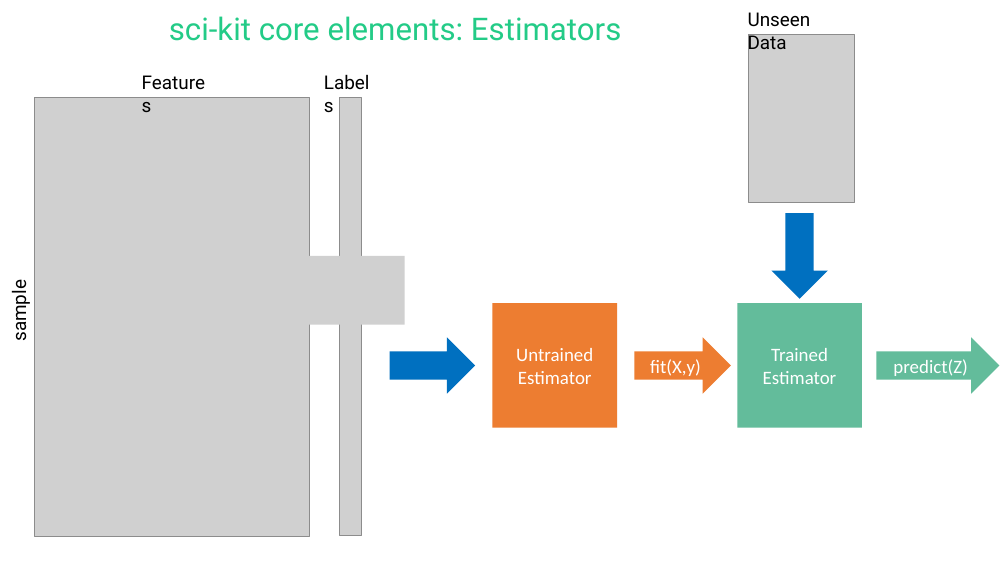
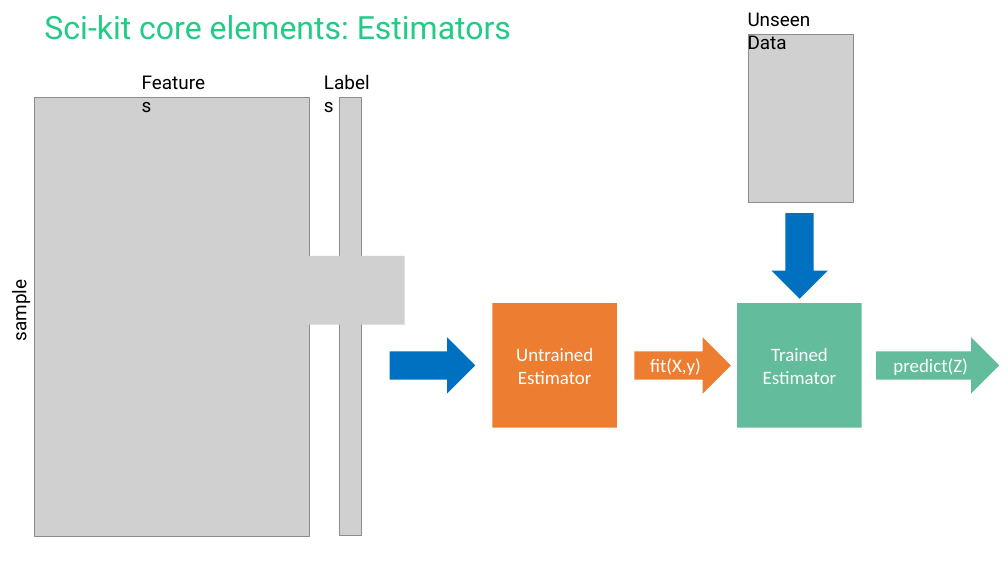
Before and after one commit to Mbaez97/fgv-class-2026-scikitlearn-tutorial, a slide deck: slide 4 of Scikit-learn class.pptx. Drawn at 1008x567 pixels with LibreOffice and Linux fonts; fonts in the diff are those of the drawing; grey boxes stand for pictures. Boxes give left, top, right and bottom in pixels: in the first picture for what was removed or moved away, otherwise in the second. Text is boxed around its words. In the diff, an @@ line names an element or a change of style, - is before the commit and + after.

```diff
--- a/Scikit-learn class.pptx
+++ b/Scikit-learn class.pptx
@@ title at [44,15,511,40]: text changed; size 29.7 to 30.5 pt @@
-sci-kit core elements: Estimators
+Sci-kit core elements: Estimators
@@ right arrow "predict(Z)" at [876,337,1000,394]: proportions changed @@
```
Also in this commit, not shown: 9 other slides changed.
